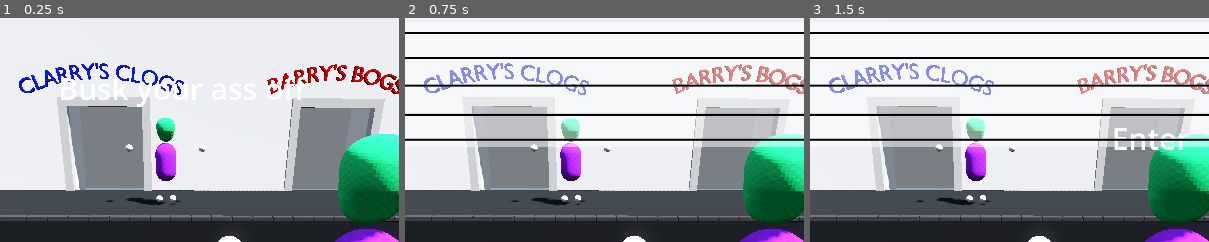
Above: before the commit, frames 1-3 (left to right).
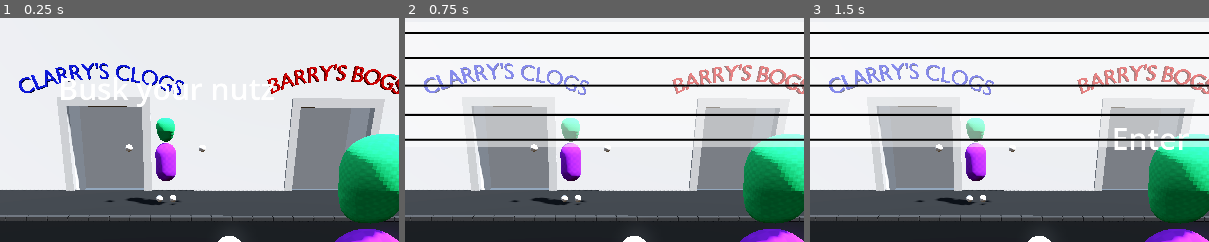
Above: after the commit, the same moments.

Repository: Monkeytonk115/ggj24-walking-sim
Game: Godot game, scene res://main.tscn
Same seed, same stepped clock (60 frames per second), same inputs: the game is played once before the commit and once after it.
Inputs:
- Up to frame 1 (0.25 s): no input
- Up to frame 2 (0.75 s): click "Let's do this!" at 0.5 s
- Up to frame 3 (1.5 s): tap Enter at 1.25 s
The pictures show only the part of the screen within x 27-77%, y 0-50%; the shares and areas given below are measured in that part.

The runs differ from the first frame. In frame 1, 0.1% of the frame differs, in the area x 67-77%, y 25-37%; in frame 2, nothing differs; in frame 3, nothing differs.

Commit message:
change game name in pause menu

Diff:
--- a/interface/main_menu.tscn
+++ b/interface/main_menu.tscn
@@ -18,7 +18,7 @@
 offset_right = 1254.0
 offset_bottom = 219.0
 theme_override_font_sizes/font_size = 72
-text = "Busk your ass off"
+text = "Busk your nutz"
 
 [node name="Start Button" type="Button" parent="."]
 layout_mode = 0
